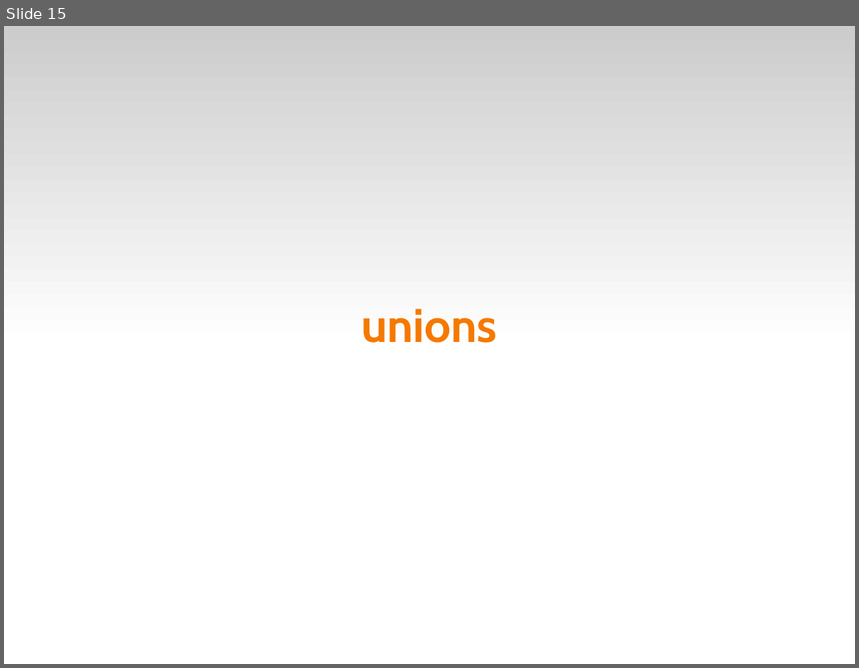
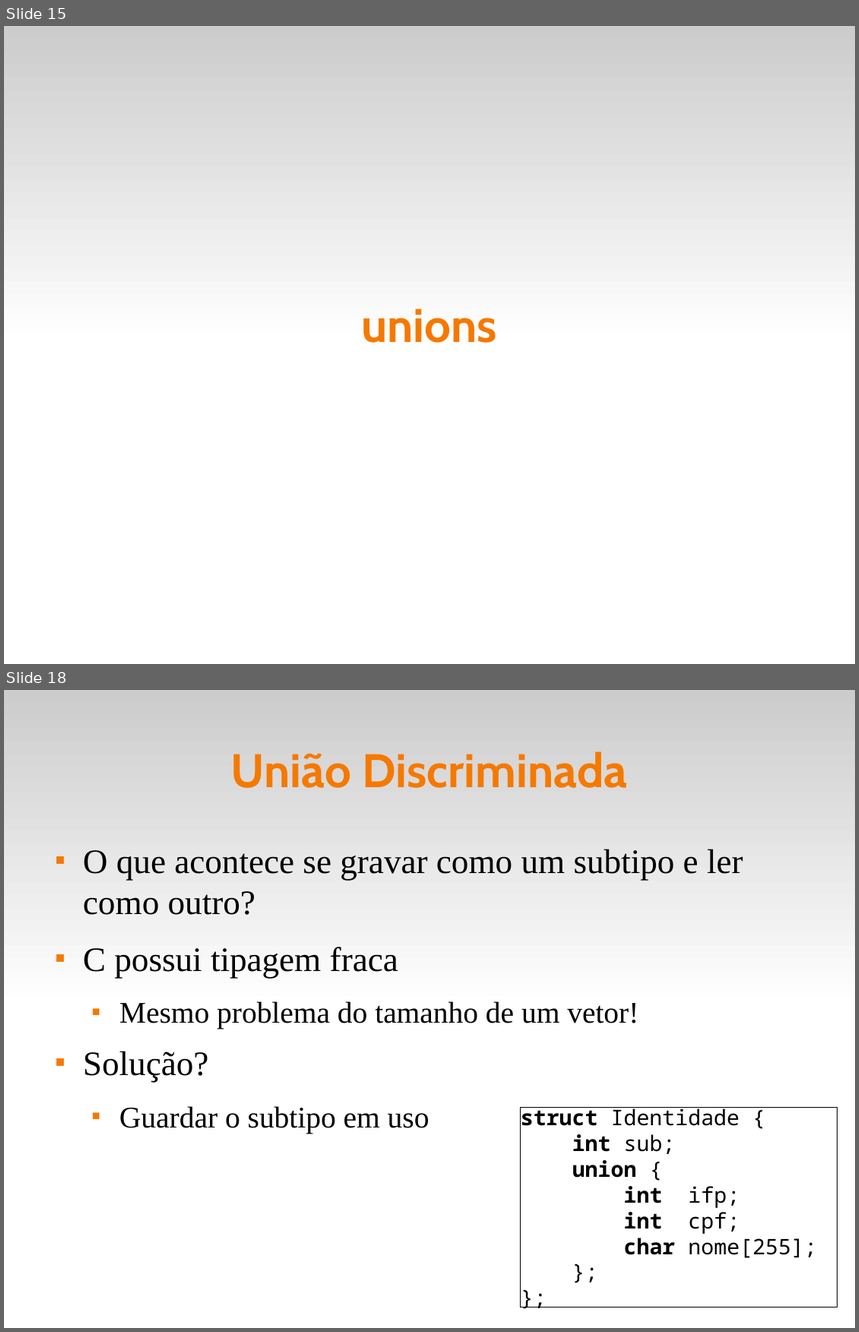
Before and after one commit to fsantanna-uerj/LP1, a slide deck: Slides/lp1-07-compostos.odp. Shown one above the other, each under a label of ours: slide 15 before the commit, slides 15 and 18 after it; the slides between them are not shown. The pictures are 859x668 and 859x1332 pixels, drawn with LibreOffice and Linux fonts; fonts in the diff are those of the drawing. Boxes give left, top, right and bottom in pixels: in the first picture for what was removed or moved away, otherwise in the second. Text is boxed around its words. In the diff, an @@ line names an element or a change of style, - is before the commit and + after.

```diff
--- a/Slides/lp1-07-compostos.odp
+++ b/Slides/lp1-07-compostos.odp
@@ slide 18 added at box(4, 690, 855, 1328), background #FFFFFF; not listed: 1 template element that a slide beside it also shows @@
@@ title added at box(231, 752, 628, 788), 44 pt, text #F57900, bold @@
+União Discriminada
@@ text added at box(83, 849, 743, 1134), 32 pt, text #000000 @@
+■ O que acontece se gravar como um subtipo e ler como outro?
+■ C possui tipagem fraca
+  ■ Mesmo problema do tamanho de um vetor!
+■ Solução?
+  ■ Guardar o subtipo em uso
@@ rectangle added at box(521, 1108, 838, 1308), fill #FFFFFF, outline #000000 0 pt, 20 pt, text #000000 @@
+struct Identidade {
+int sub;
+union {
+int ifp;
+int cpf;
+char nome[255];
+};
+};
```
Also in this commit, not shown: 2 slides changed, 4 other slides added, 2 other files.
